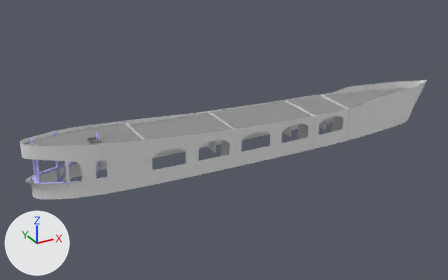
Renders of the Blender file dev/3d/LZ-120.blend from each side of a commit.
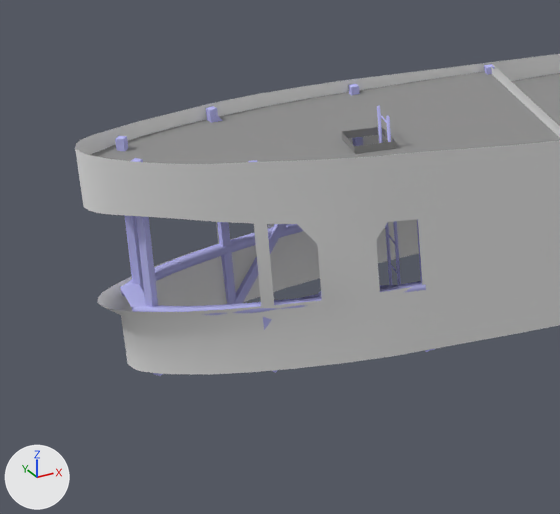
Old and new are each drawn whole from a 50 mm lens placed at (-4.83, -27.17, 14.6), pointed at (10.45, 0.62, 0.7) and again close up on the part from 0% to 32% of the width and 38% to 84% of the height. Lighting does not change. The marker at lower left points along +X, +Y and +Z.

The older version as bpy lines, for what is in view:
```python
ob_car_elevator_base = bpy.data.objects.new('car_elevator_base', me_mesh_014)
ob_car_elevator_base.location = (0.0, 0.0, 0.0)
ob_car_elevator_base.rotation_euler = (0.0, 0.0183, 0.0)  # degrees (0, 1, 0)
ob_car_girders = bpy.data.objects.new('car_girders', me_cube_003)
ob_car_girders.location = (0.0, 0.0, 0.0)
ob_car_girders.rotation_euler = (0.0, 0.0183, 0.0)  # degrees (0, 1, 0)
ob_car_hgirders = bpy.data.objects.new('car_hgirders', me_mesh_007)
ob_car_hgirders.location = (0.0, 0.0, 0.0)
ob_car_hgirders.rotation_euler = (0.0, 0.0183, 0.0)  # degrees (0, 1, 0)
ob_car_interior = bpy.data.objects.new('car_interior', me_mesh)
ob_car_interior.location = (0.0, 0.0, 0.0)
ob_car_interior.rotation_euler = (0.0, 0.0183, 0.0)  # degrees (0, 1, 0)
ob_ladder = bpy.data.objects.new('ladder', me_cylinder_015)
ob_ladder.location = (0.0, 0.0, 0.0)
ob_ladder.rotation_euler = (0.0, 0.0183, 0.0)  # degrees (0, 1, 0)
# also in view: 'car_interior_walls' at (11.27, 0.0, 1.24); 'car_ceiling.base' at (12.12, 0.0, 2.23)
```
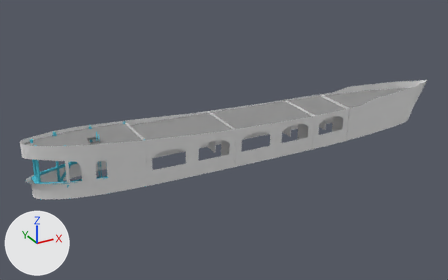
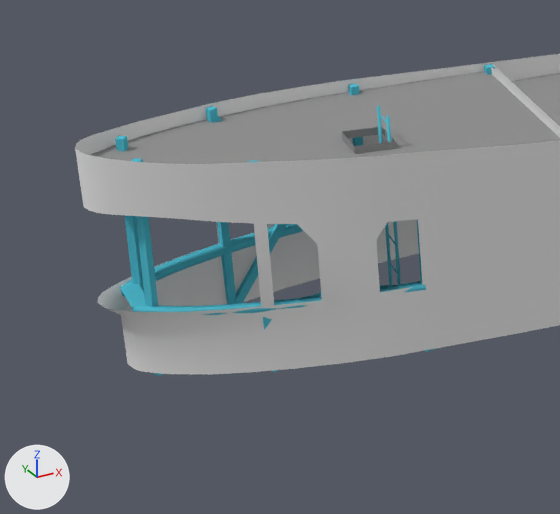
Commit message: Adjusted the varnished duraluminium color.

Changed parts and their boxes [x1, y1, x2, y2] in the close-ups (560 x 514 px):
'car_girders', recoloured (blue to cyan)
    both: [115, 64, 494, 376]
'car_hgirders', recoloured (blue to cyan)
    both: [121, 224, 426, 315]
'ladder', recoloured (blue to cyan)
    both: [377, 106, 401, 285]
'car_elevator_base', recoloured
    both: [302, 285, 398, 298]

Edits to the bpy script that builds the scene:
```text
Change mat_varnishedduraluminium:
    mat_varnishedduraluminium.base_color: (0.5, 0.5, 0.9) -> (0.086, 0.523, 0.656)  # blue #bcbcf3 -> cyan #53bfd4
```
